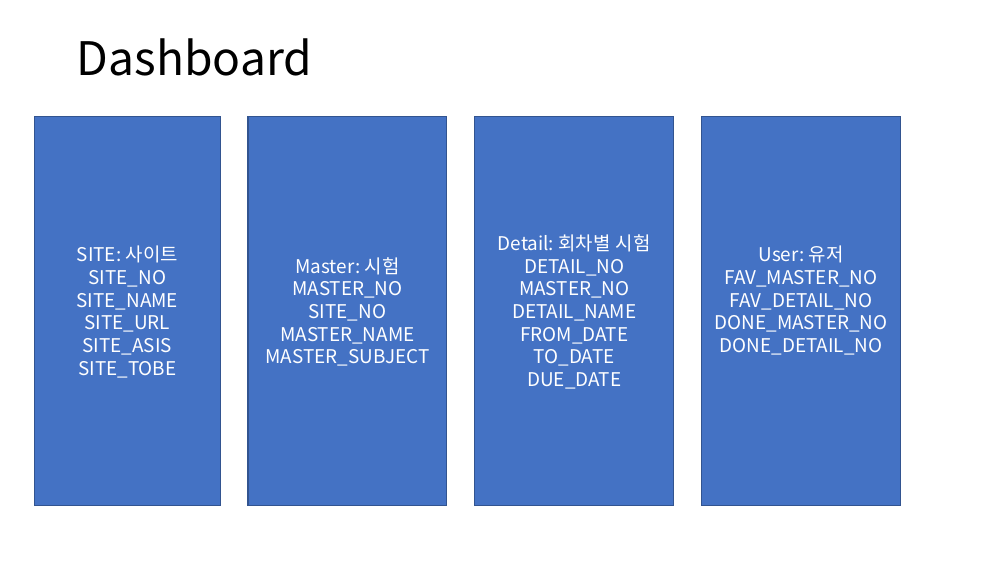
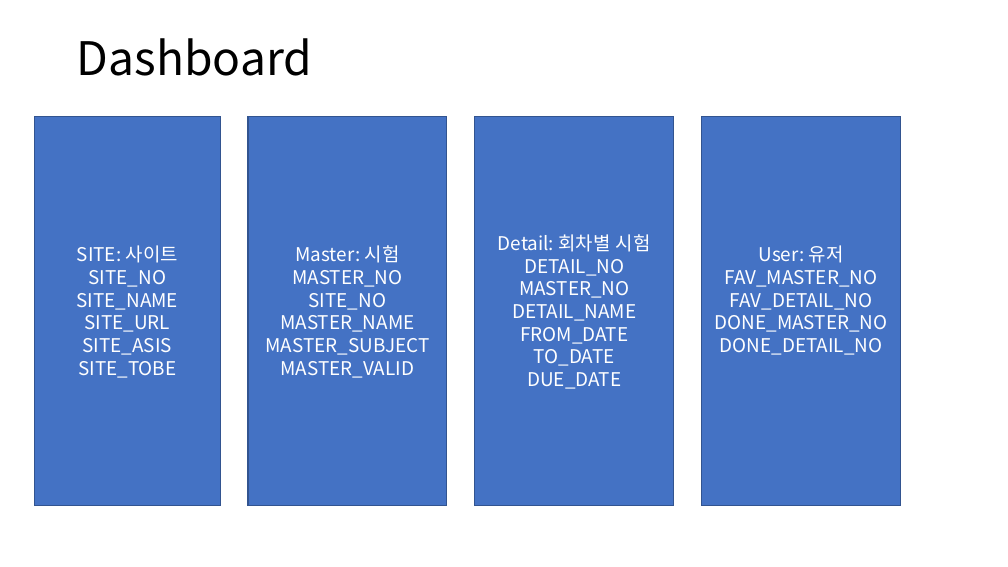
Before and after one commit to tizzypenguin/dashboardClient, a slide deck: slide 1 of client/doc/Dashboard.pptx. Drawn at 1008x567 pixels with LibreOffice and Linux fonts; fonts in the diff are those of the drawing. Boxes give left, top, right and bottom in pixels: in the first picture for what was removed or moved away, otherwise in the second. Text is boxed around its words. In the diff, an @@ line names an element or a change of style, - is before the commit and + after.

```diff
--- a/client/doc/Dashboard.pptx
+++ b/client/doc/Dashboard.pptx
@@ text in rectangle at box(281, 361, 415, 378): paragraph added @@
+MASTER_VALID
```
Also in this commit, not shown: 2 other files.
